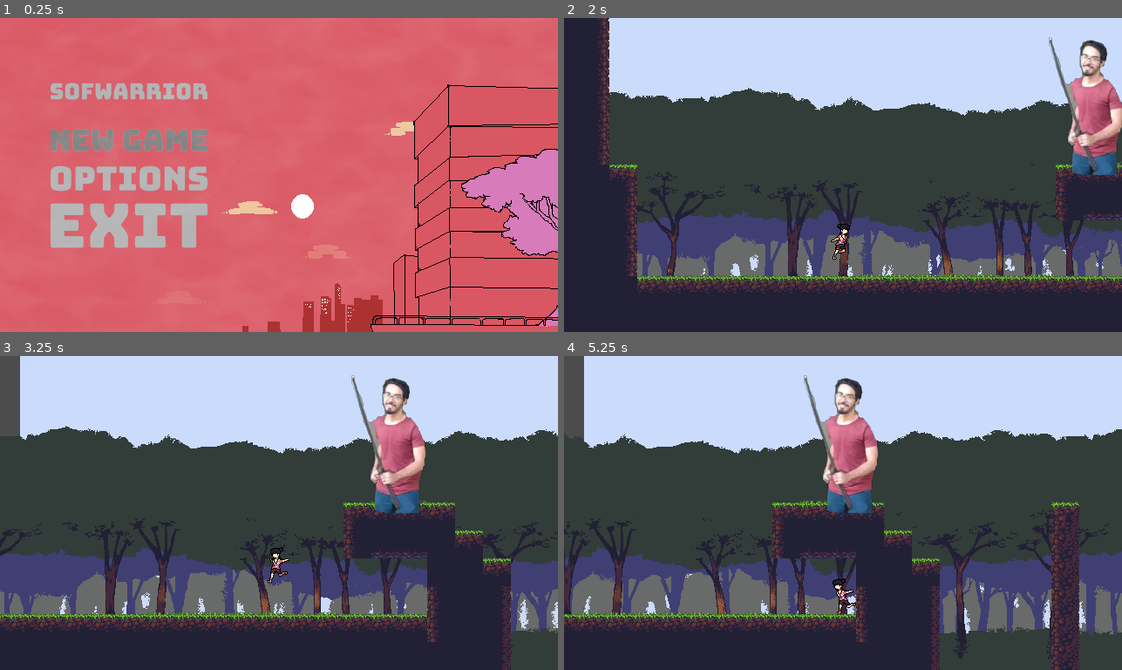
Above: before the commit, frames 1-4 (two rows, left to right).
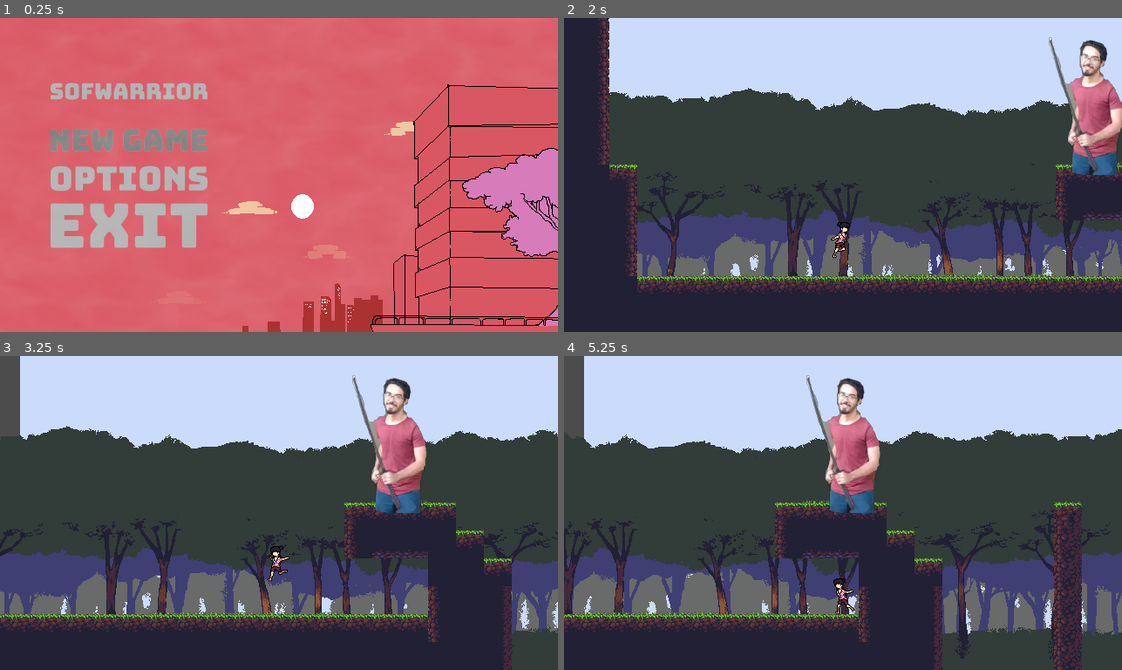
Above: after the commit, the same moments.

Repository: marcelo-lemos/Softwarrior
Game: Godot game, scene res://Nodes/UI/TitleScreen.tscn
Same seed, same stepped clock (60 frames per second), same inputs: the game is played once before the commit and once after it. The engine's default icon, where the game draws it, is replaced by a stand-in: a white triangle on a blue panel in a dark square.
Inputs (mouse positions are in pixels of both pictures, inside the frame that each line leads up to):
- Up to frame 1 (0.25 s): no input
- Up to frame 2 (2 s): click (692, 140) at 0.5 s; tap Enter (ui_accept) at 1.25 s; hold Right (ui_right) from 1.28 s (still down); hold X (attack) from 1.28 s (still down); tap Z (jump) at 1.52, 1.82 s; tap C (dash) at 1.55 s
- Up to frame 3 (3.25 s): release X (attack) at 2.03 s; tap C (dash) at 2.1 s; tap Z (jump) at 2.27, 2.3, 2.57 s; release Right (ui_right) at 2.78 s; hold Left (ui_left) from 2.78 s (still down); hold Z (jump) from 2.78 s (still down); tap X (attack) at 3.05 s
- Up to frame 4 (5.25 s): release Left (ui_left) at 3.53 s; release Z (jump) at 3.53 s; hold Right (ui_right) 3.53-5.03 s; tap X (attack) at 3.6 s; tap Z (jump) at 3.77, 4.07, 4.52, 4.55, 4.82 s; tap C (dash) at 3.8 s; hold C (dash) 4.28-5.03 s; hold Left (ui_left) from 5.03 s (still down); tap A (fire) at 5.1 s

The runs differ from the first frame. In frame 1, 0.2% of the frame differs, in the area x 82-100%, y 41-77%; in frame 2, 0.2%; in frame 3, 5.8%; in frame 4, 11%, in the area x 0-100%, y 6-100%.

Commit message:
fixing bugs and starting dash_attack and air_attack

Diff:
--- a/game/Nodes/Characters/Player/DashAttack.gd
+++ b/game/Nodes/Characters/Player/DashAttack.gd
@@ -1,4 +1,4 @@
-extends "res://Nodes/Characters/Player/Attack.gd"
+extends "PlayerBaseState.gd"
 
 # Declare member variables here. Examples:
 # var a = 2
--- a/game/Nodes/Characters/Player/Attack.gd
+++ b/game/Nodes/Characters/Player/GroundAttack.gd
@@ -2,13 +2,14 @@
 
 func enter():
 	player.melee.connect("attack_finished", self, "_on_MeleeAttack_attack_finished")
-	print("Entered ATTACK")
+	print("Entered GROUND_ATTACK")
 	player.melee.attack()
+	sprite.play("Idle")
 	#player.katana.get_node("AnimationPlayer").play("attack")
 	.enter()
 
 func exit():
-	print("Exiting ATTACK")
+	print("Exiting GROUND_ATTACK")
 	.exit()
 
 func handle_input(event):
--- a/game/Nodes/Characters/Player/MidAir.gd
+++ b/game/Nodes/Characters/Player/MidAir.gd
@@ -23,13 +23,14 @@
 	.handle_input(event)
 
 func update(delta):
+	.update(delta)
 	if body.is_on_floor():
 		emit_signal("finished", "previous")
 
 	if (player.velocity.y < 25 and player.velocity.y > -25) or player.velocity.y > 50:
-		if check_wall_left() and get_input_direction()[0] < 0 and player.velocity.x <= 0:
+		if check_wall_left() and input_direction < 0 and player.velocity.x <= 0:
 			emit_signal("finished", "on_wall")
-		elif check_wall_right() and get_input_direction()[0] > 0 and player.velocity.x >= 0:
+		elif check_wall_right() and input_direction > 0 and player.velocity.x >= 0:
 			emit_signal("finished", "on_wall")
 
 	if player.velocity.y < 0:
@@ -37,16 +38,14 @@
 	else:
 		sprite.play("JumpDown")
 
-	var input_direction = get_input_direction()
 	if input_direction:
-		player.velocity.x += input_direction[0] * AIR_ACCELERATION
+		player.velocity.x += input_direction * AIR_ACCELERATION
 	elif player.velocity.x != 0:
 		apply_air_slowdown()
 	player.velocity.x = (cap_velocity(player.velocity.x, MAX_AIR_SPEED))
 	if(Input.is_action_just_released("jump")):
 		check_jump_cut(jump_var_height)
 
-	.update(delta)
 
 func check_jump_cut(jump_height):
 	if player.velocity.y < -jump_height:
--- a/game/Nodes/Characters/Player/Motion.gd
+++ b/game/Nodes/Characters/Player/Motion.gd
@@ -1,4 +1,6 @@
 extends "PlayerBaseState.gd"
+
+var input_direction
 
 func handle_input(event):
 	if event.is_action_pressed("dash") and player.has_dash:
@@ -12,26 +14,21 @@
 		else:
 			shuriken_spawner.fire(Vector2(-1, 0))
 
-	check_sprite_dir(event)
 	.handle_input(event)
 
 func update(delta):
+	input_direction = get_input_direction()[0]
 	player.velocity.y += GRAVITY
-	check_direction()
+	check_direction(input_direction)
 
-func check_direction():
-	if player.velocity.x > 0:
-		player.going_right = true
-	elif player.velocity.x < 0:
-		player.going_right = false
-
-func check_sprite_dir(event):
-	var input_direction = get_input_direction()[0]
-
-	if input_direction > 0:
-		sprite.flip_h = false
-	elif input_direction < 0:
-		sprite.flip_h = true
+func check_direction(input_direction):
+	if input_direction:
+		if input_direction > 0:
+			player.going_right = true
+			sprite.flip_h = false
+		elif input_direction < 0:
+			player.going_right = false
+			sprite.flip_h = true
 
 func check_wall():
 	for raycast in wallDetection.get_children():
--- a/game/Nodes/Characters/Player/Move.gd
+++ b/game/Nodes/Characters/Player/Move.gd
@@ -3,7 +3,7 @@
 
 const MOVE_ACCELERATION = 25
 const MAX_MOVE_SPEED = 250
-const GROUND_SLOWDOWN = 25
+const GROUND_SLOWDOWN = 50
 
 func enter():
 	print("Entering MOVE")
@@ -24,13 +24,12 @@
 	return .handle_input(event)
 
 func update(delta):
+	.update(delta)
 	player.has_dash = true
 	player.has_double_jump = true
 
-	var input_direction = get_input_direction()
-
 	if input_direction:
-		player.velocity.x += get_input_direction()[0] * MOVE_ACCELERATION
+		player.velocity.x += input_direction * MOVE_ACCELERATION
 		player.velocity.x = cap_velocity(player.velocity.x, MAX_MOVE_SPEED)
 		sprite.play("Run")
 	elif player.velocity.x != 0:
@@ -41,7 +40,6 @@
 
 	if !body.is_on_floor():
 		emit_signal("finished", "mid_air")
-	.update(delta)
 
 func apply_ground_slowdown():
 	if player.velocity.x > 0:
--- a/game/Nodes/Characters/Player/OnWall.gd
+++ b/game/Nodes/Characters/Player/OnWall.gd
@@ -16,14 +16,12 @@
 	print("Exiting ONWALL")
 
 func handle_input(event):
-	var inputH = get_input_direction()[0]
-
-	if (check_wall_right() and inputH < 0) or (check_wall_left() and inputH > 0):
+	if (check_wall_right() and input_direction < 0) or (check_wall_left() and input_direction > 0):
 		emit_signal("finished", "mid_air")
 
 	if event.is_action_pressed("jump"):
 		if player.going_right:
-			if(inputH == 0):
+			if(input_direction == 0):
 				player.velocity.x = 3 * -WALL_JUMP_HORIZONTAL
 			else:
 				player.velocity.x = -WALL_JUMP_HORIZONTAL
--- a/game/Nodes/Characters/Player/Player.tscn
+++ b/game/Nodes/Characters/Player/Player.tscn
@@ -7,27 +7,27 @@
 [ext_resource path="res://Assets/Sprites/MC/PlayerDash3.png" type="Texture" id=5]
 [ext_resource path="res://Assets/Sprites/MC/PlayerDash4.png" type="Texture" id=6]
 [ext_resource path="res://Assets/Sprites/MC/playerJumpUp.png" type="Texture" id=7]
-[ext_resource path="res://Assets/Sprites/MC/PlayerRun1.png" type="Texture" id=8]
-[ext_resource path="res://Assets/Sprites/MC/PlayerRun2.png" type="Texture" id=9]
-[ext_resource path="res://Assets/Sprites/MC/PlayerRun3.png" type="Texture" id=10]
-[ext_resource path="res://Assets/Sprites/MC/PlayerRun4.png" type="Texture" id=11]
-[ext_resource path="res://Assets/Sprites/MC/PlayerRun5.png" type="Texture" id=12]
-[ext_resource path="res://Assets/Sprites/MC/PlayerRun6.png" type="Texture" id=13]
-[ext_resource path="res://Assets/Sprites/MC/PlayerRun7.png" type="Texture" id=14]
-[ext_resource path="res://Assets/Sprites/MC/PlayerRun8.png" type="Texture" id=15]
-[ext_resource path="res://Assets/Sprites/MC/PlayerRun9.png" type="Texture" id=16]
-[ext_resource path="res://Assets/Sprites/MC/PlayerRun10.png" type="Texture" id=17]
-[ext_resource path="res://Assets/Sprites/MC/PlayerRun11.png" type="Texture" id=18]
-[ext_resource path="res://Assets/Sprites/MC/playerJumpDown.png" type="Texture" id=19]
-[ext_resource path="res://Assets/Sprites/MC/PlayerWall1.png" type="Texture" id=20]
-[ext_resource path="res://Assets/Sprites/MC/PlayerWall2.png" type="Texture" id=21]
-[ext_resource path="res://Assets/Sprites/MC/PlayerWall3.png" type="Texture" id=22]
-[ext_resource path="res://Assets/Sprites/MC/PlayerIdle1.png" type="Texture" id=23]
-[ext_resource path="res://Assets/Sprites/MC/PlayerIdle2.png" type="Texture" id=24]
-[ext_resource path="res://Assets/Sprites/MC/PlayerIdle3.png" type="Texture" id=25]
-[ext_resource path="res://Assets/Sprites/MC/PlayerIdle4.png" type="Texture" id=26]
-[ext_resource path="res://Assets/Sprites/MC/PlayerIdle5.png" type="Texture" id=27]
-[ext_resource path="res://Assets/Sprites/MC/PlayerIdle6.png" type="Texture" id=28]
+[ext_resource path="res://Assets/Sprites/MC/PlayerIdle1.png" type="Texture" id=8]
+[ext_resource path="res://Assets/Sprites/MC/PlayerIdle2.png" type="Texture" id=9]
+[ext_resource path="res://Assets/Sprites/MC/PlayerIdle3.png" type="Texture" id=10]
+[ext_resource path="res://Assets/Sprites/MC/PlayerIdle4.png" type="Texture" id=11]
+[ext_resource path="res://Assets/Sprites/MC/PlayerIdle5.png" type="Texture" id=12]
+[ext_resource path="res://Assets/Sprites/MC/PlayerIdle6.png" type="Texture" id=13]
+[ext_resource path="res://Assets/Sprites/MC/PlayerRun1.png" type="Texture" id=14]
+[ext_resource path="res://Assets/Sprites/MC/PlayerRun2.png" type="Texture" id=15]
+[ext_resource path="res://Assets/Sprites/MC/PlayerRun3.png" type="Texture" id=16]
+[ext_resource path="res://Assets/Sprites/MC/PlayerRun4.png" type="Texture" id=17]
+[ext_resource path="res://Assets/Sprites/MC/PlayerRun5.png" type="Texture" id=18]
+[ext_resource path="res://Assets/Sprites/MC/PlayerRun6.png" type="Texture" id=19]
+[ext_resource path="res://Assets/Sprites/MC/PlayerRun7.png" type="Texture" id=20]
+[ext_resource path="res://Assets/Sprites/MC/PlayerRun8.png" type="Texture" id=21]
+[ext_resource path="res://Assets/Sprites/MC/PlayerRun9.png" type="Texture" id=22]
+[ext_resource path="res://Assets/Sprites/MC/PlayerRun10.png" type="Texture" id=23]
+[ext_resource path="res://Assets/Sprites/MC/PlayerRun11.png" type="Texture" id=24]
+[ext_resource path="res://Assets/Sprites/MC/playerJumpDown.png" type="Texture" id=25]
+[ext_resource path="res://Assets/Sprites/MC/PlayerWall1.png" type="Texture" id=26]
+[ext_resource path="res://Assets/Sprites/MC/PlayerWall2.png" type="Texture" id=27]
+[ext_resource path="res://Assets/Sprites/MC/PlayerWall3.png" type="Texture" id=28]
 [ext_resource path="res://Nodes/Combat/MeleeAttack.tscn" type="PackedScene" id=29]
 [ext_resource path="res://Nodes/Combat/shurikenShots.gd" type="Script" id=30]
 [ext_resource path="res://Nodes/Characters/Player/PlayerStateMachine.gd" type="Script" id=31]
@@ -35,7 +35,7 @@
 [ext_resource path="res://Nodes/Characters/Player/Dash.gd" type="Script" id=33]
 [ext_resource path="res://Nodes/Characters/Player/MidAir.gd" type="Script" id=34]
 [ext_resource path="res://Nodes/Characters/Player/OnWall.gd" type="Script" id=35]
-[ext_resource path="res://Nodes/Characters/Player/Attack.gd" type="Script" id=36]
+[ext_resource path="res://Nodes/Characters/Player/GroundAttack.gd" type="Script" id=36]
 [ext_resource path="res://Nodes/Characters/Player/DashAttack.gd" type="Script" id=37]
 [ext_resource path="res://Nodes/Characters/Player/TextureEmitter.gd" type="Script" id=38]
 [ext_resource path="res://Assets/Sprites/MC/PlayerDashTrailFlip.png" type="Texture" id=39]
@@ -54,25 +54,25 @@
 "name": "JumpUp",
 "speed": 5.0
 }, {
-"frames": [ ExtResource( 8 ), ExtResource( 9 ), ExtResource( 10 ), ExtResource( 11 ), ExtResource( 12 ), ExtResource( 13 ), ExtResource( 14 ), ExtResource( 15 ), ExtResource( 16 ), ExtResource( 17 ), ExtResource( 18 ) ],
+"frames": [ ExtResource( 8 ), ExtResource( 9 ), ExtResource( 10 ), ExtResource( 11 ), ExtResource( 12 ), ExtResource( 13 ) ],
+"loop": true,
+"name": "Idle",
+"speed": 10.0
+}, {
+"frames": [ ExtResource( 14 ), ExtResource( 15 ), ExtResource( 16 ), ExtResource( 17 ), ExtResource( 18 ), ExtResource( 19 ), ExtResource( 20 ), ExtResource( 21 ), ExtResource( 22 ), ExtResource( 23 ), ExtResource( 24 ) ],
 "loop": true,
 "name": "Run",
 "speed": 19.0
 }, {
-"frames": [ ExtResource( 19 ) ],
+"frames": [ ExtResource( 25 ) ],
 "loop": true,
 "name": "JumpDown",
 "speed": 5.0
 }, {
-"frames": [ ExtResource( 20 ), ExtResource( 21 ), ExtResource( 22 ) ],
+"frames": [ ExtResource( 26 ), ExtResource( 27 ), ExtResource( 28 ) ],
 "loop": true,
 "name": "Wall",
 "speed": 12.0
-}, {
-"frames": [ ExtResource( 23 ), ExtResource( 24 ), ExtResource( 25 ), ExtResource( 26 ), ExtResource( 27 ), ExtResource( 28 ) ],
-"loop": true,
-"name": "Idle",
-"speed": 10.0
 } ]
 
 [sub_resource type="RectangleShape2D" id=2]
@@ -90,8 +90,10 @@
 script = null
 
 [node name="Sprite" parent="GenericCharacter" index="0"]
+position = Vector2( -15.7779, -23.8247 )
 frames = SubResource( 1 )
 animation = "Idle"
+centered = false
 
 [node name="CollisionShape2D" parent="GenericCharacter" index="1"]
 position = Vector2( -1.21, 2.44 )
--- a/game/Nodes/Combat/Katana.gd
+++ b/game/Nodes/Combat/Katana.gd
@@ -15,8 +15,14 @@
 	visible = false
 	monitoring = false
 
-func attack(attack_current):
+func ground_attack(attack_current):
 	animation_player.play(attack_current['animation'])
 	visible = true
 	monitoring = true
 	print(attack_current)
+
+func air_attack():
+	pass
+
+func dash_attack():
+	pass
--- a/game/Nodes/Combat/Melee.gd
+++ b/game/Nodes/Combat/Melee.gd
@@ -4,7 +4,7 @@
 
 onready var katana = get_node("Katana")
 
-enum STATES { IDLE, ATTACK }
+enum STATES { IDLE, GROUND_ATTACK, AIR_ATTACK, DASH_ATTACK }
 var state = null
 
 enum ATTACK_INPUT_STATES { IDLE, LISTENING, REGISTERED }
@@ -30,13 +30,12 @@
 var hit_objects = []
 
 func _ready():
-	#$AnimationPlayer.connect('animation_finished', self, "_on_animation_finished")
 	self.connect("body_entered", self, "_on_body_entered")
 	_change_state(STATES.IDLE)
 
 func _change_state(new_state):
 	match state:
-		STATES.ATTACK:
+		STATES.GROUND_ATTACK, STATES.AIR_ATTACK, STATES.DASH_ATTACK:
 			hit_objects = []
 			attack_input_state = ATTACK_INPUT_STATES.IDLE
 			ready_for_next_attack = false
@@ -45,22 +44,16 @@
 		STATES.IDLE:
 			combo_count = 0
 			katana.idle()
-			#$AnimationPlayer.stop()
-			#visible = false
-			#monitoring = false
-		STATES.ATTACK:
+
+		STATES.GROUND_ATTACK:
 			if combo_count <= MAX_COMBO_COUNT:
 				attack_current = combo[combo_count -1]
-				katana.attack(attack_current)
+				katana.ground_attack(attack_current)
 
-			#$AnimationPlayer.play(attack_current['animation'])
-			#visible = true
-			#monitoring = true
-			#print(attack_current)
 	state = new_state
 
 func _input(event):
-	if not state == STATES.ATTACK:
+	if not state == STATES.GROUND_ATTACK:
 		return
 	if attack_input_state != ATTACK_INPUT_STATES.LISTENING:
 		return
@@ -73,7 +66,7 @@
 
 func attack():
 	combo_count += 1
-	_change_state(STATES.ATTACK)
+	_change_state(STATES.GROUND_ATTACK)
 
 # use with AnimationPlayer func track
 func set_attack_input_listening():
--- a/game/Nodes/Combat/MeleeAttack.tscn
+++ b/game/Nodes/Combat/MeleeAttack.tscn
@@ -109,7 +109,7 @@
 
 [sub_resource type="Animation" id=3]
 resource_name = "attack3"
-length = 0.5
+length = 0.25
 tracks/0/type = "value"
 tracks/0/path = NodePath("Katana:position")
 tracks/0/interp = 1
--- a/game/Nodes/UI/TitleScreen.tscn
+++ b/game/Nodes/UI/TitleScreen.tscn
@@ -98,7 +98,7 @@
 [node name="Arvore" type="AnimatedSprite" parent="."]
 z_index = 3
 frames = SubResource( 1 )
-frame = 5
+frame = 6
 playing = true
 centered = false
 
Binary file added: game/Assets/Sprites/MC/AttackWIP1.png
Not shown, added: game/Assets/Sprites/MC/AttackWIP1.png.import
Binary file added: game/Assets/Sprites/MC/AttackWIP2.png
Not shown, added: game/Assets/Sprites/MC/AttackWIP2.png.import
Binary file added: game/Assets/Sprites/MC/AttackWIP3.png
Not shown, added: game/Assets/Sprites/MC/AttackWIP3.png.import
Binary file added: game/Assets/Sprites/MC/AttackWIP4.png
Not shown, added: game/Assets/Sprites/MC/AttackWIP4.png.import
Binary file added: game/Assets/Sprites/MC/AttackWIP5.png
Not shown, added: game/Assets/Sprites/MC/AttackWIP5.png.import
Binary file added: game/Assets/Sprites/MC/AttackWIP6.png
Not shown, added: game/Assets/Sprites/MC/AttackWIP6.png.import
